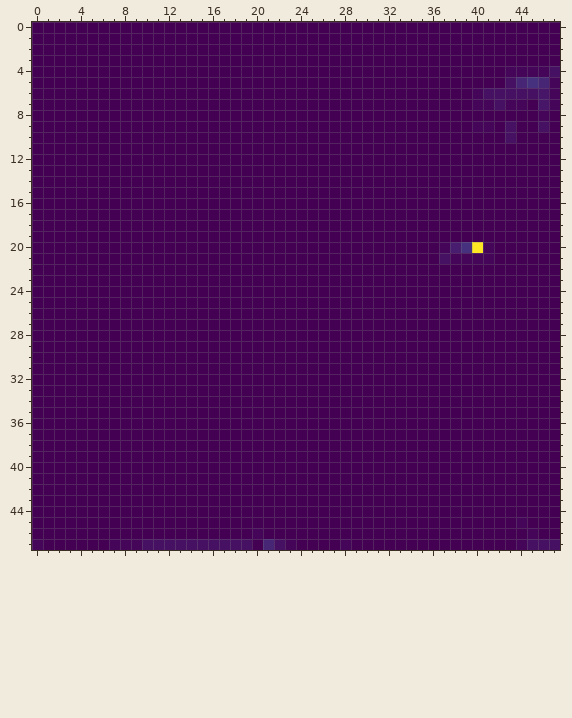
Two versions of one pixel-art sprite, speed_magnitude.png. Above: the version before the commit.
The file is 48x48 pixels. Colours within 5 levels of each other are drawn and written as one.
The result:
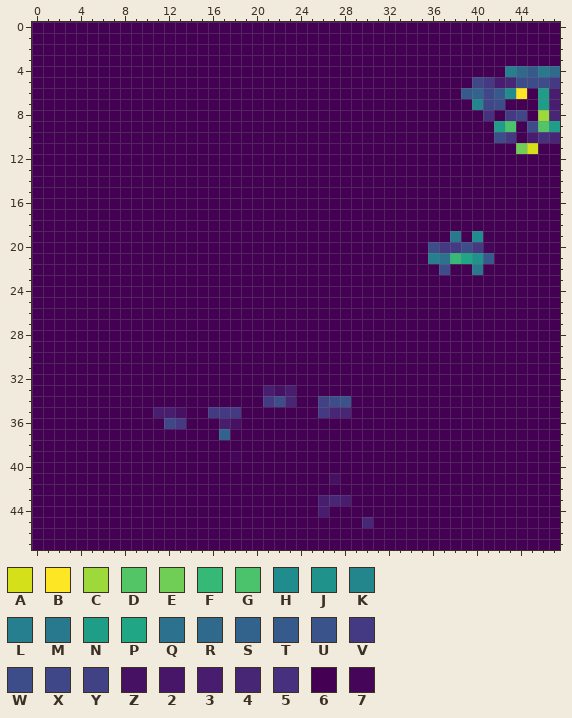
Palette (. is transparent): A #d4e11a  B #fde724  C #9dd93a  D #53c567  E #70ce56  F #36b877  G #4bc26c  H #218c8d  J #1f928c  K #24868d  L #267f8e  M #29798e  N #1e9e88  P #20a585  Q #2c718e  R #2f6a8d  S #32638d  T #365a8c  U #3a538b  V #433a83  W #3c4d8a  X #3f4788  Y #414186  Z #471163  2 #471669  3 #481c6e  4 #472676  5 #46317e  6 #440154  7 #45065a
Change:
Changed rows in their new state; - is an unchanged pixel.
first column x 39:
 4 ----LRTMR
 5 -XV34WWWV
 6 TSXTHB6N3
 7 -KXW66-N3
 8 --5-VX-C4
 9 -66NG-WDN
10 ---WV-354
11 -----EA--
first column x 36:
19 --M-H-
20 WVVWV-
21 LQFPJT
22 -W--M-
first column x 0:
33 ---------------------3Z3------------------------
34 ---------------------VW4--YWU-------------------
35 -----------33Z--VVV-------V44-------------------
36 ------------XV---3Z-----------------------------
37 -----------------S------------------------------
39 ------------------7-----------------------------
41 ---------------------------Z--------------------
43 --------------------------343-------------------
44 --------------------------3---------------------
45 ------------------------------4-------------6---
46 --------------------6------------------------6--
47 6------6666666666666-666----6---------------6666
Pixel boxes of the changes (left, top, right, bottom) in both pictures:
changed: (461, 66, 560, 154)
changed: (428, 231, 494, 275)
changed: (153, 385, 351, 462)
changed: (109, 473, 373, 550)
changed: (516, 517, 560, 550)
changed: (32, 539, 43, 550)
